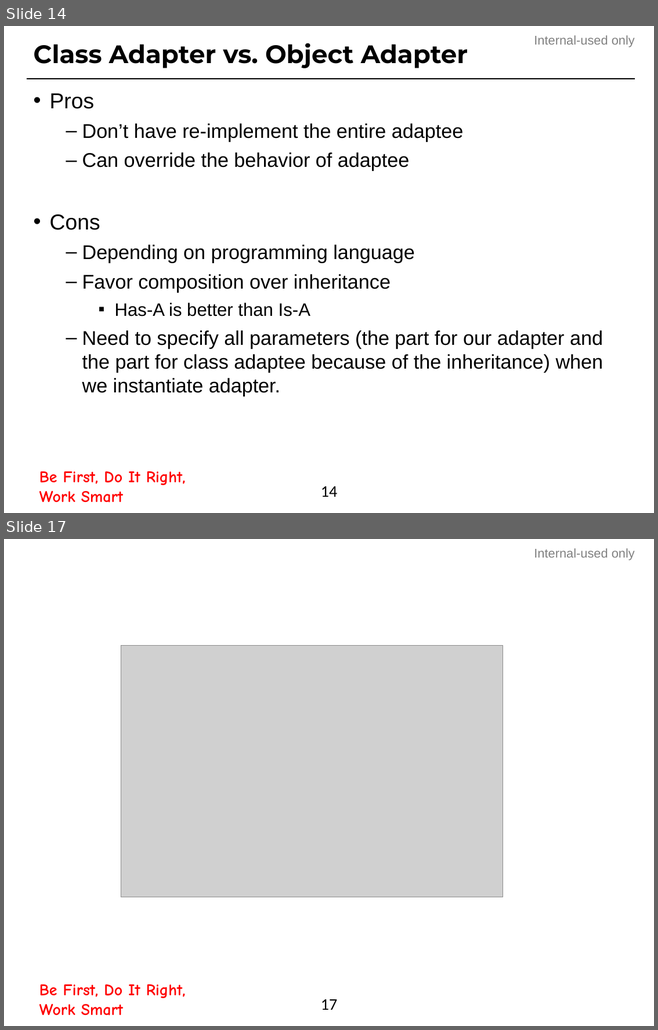
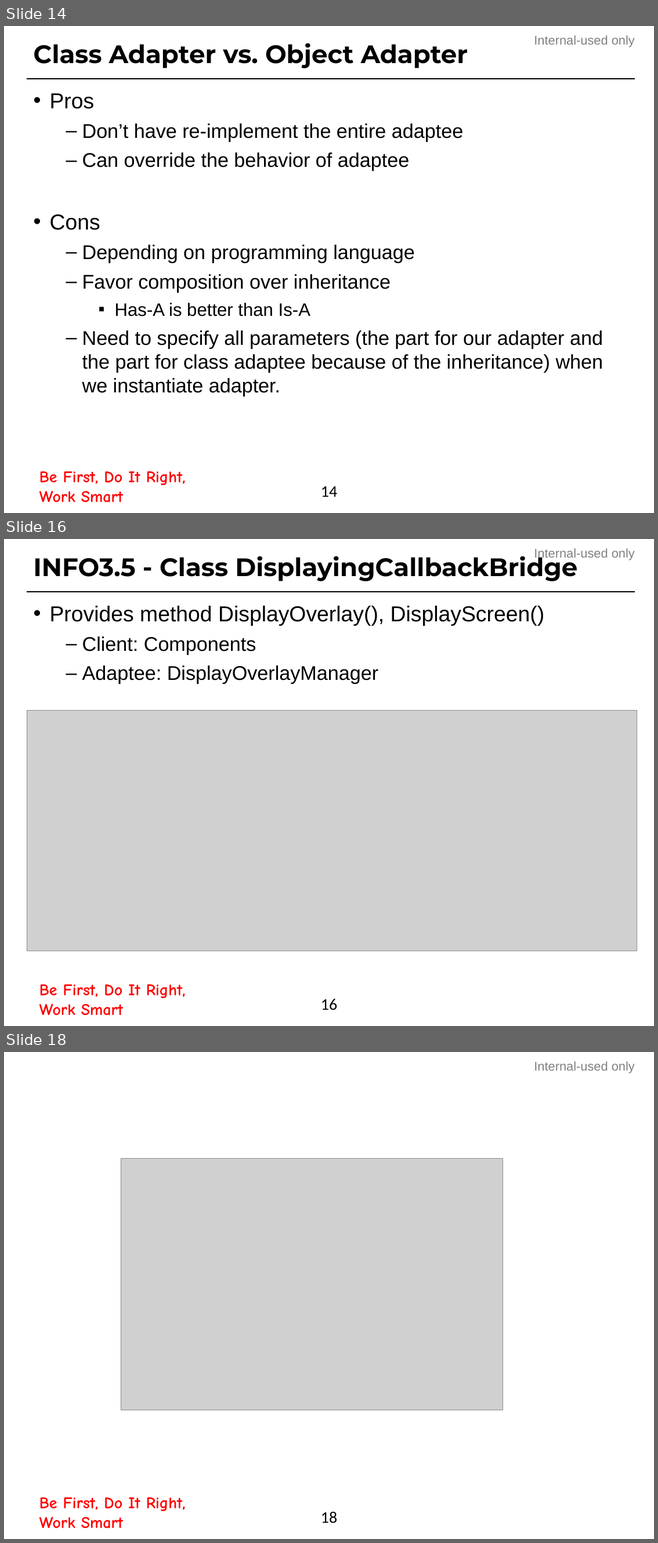
Before and after one commit to buinguyentung/LG_IVI_DCV, a slide deck: 00.Design_Pattern/Adapter_Pattern.pptx. Shown one above the other, each under a label of ours: slides 14 and 17 before the commit, slides 14, 16 and 18 after it; the slides between them are not shown. The pictures are 658x1030 and 658x1543 pixels, drawn with LibreOffice and Linux fonts; fonts in the diff are those of the drawing; grey boxes stand for pictures; background and template pictures are left out. Boxes give left, top, right and bottom in pixels: in the first picture for what was removed or moved away, otherwise in the second. Text is boxed around its words. In the diff, an @@ line names an element or a change of style, - is before the commit and + after.

```diff
--- a/00.Design_Pattern/Adapter_Pattern.pptx
+++ b/00.Design_Pattern/Adapter_Pattern.pptx
@@ slide 16 added at <box>4,539,654,1026</box>, background #FFFFFF; not listed: 3 template elements that a slide beside it also shows @@
@@ title added at <box>34,552,577,581</box>, 28 pt, text #000000, bold @@
+INFO3.5 - Class DisplayingCallbackBridge
@@ text added at <box>50,606,545,684</box>, 24 pt, text #000000 @@
+• Provides method DisplayOverlay(), DisplayScreen()
+  ‒ Client: Components
+  ‒ Adaptee: DisplayOverlayManager
@@ picture added at <box>27,711,637,951</box> @@
@@ page number added at <box>321,999,337,1011</box>, 18 pt, text #000000 @@
+16
@@ what was slide 17 is now slide 18 @@
@@ page number at <box>321,1512,337,1524</box>: text changed @@
-17
+18
```
Also in this commit, not shown: 3 slides changed, 1 other file.
